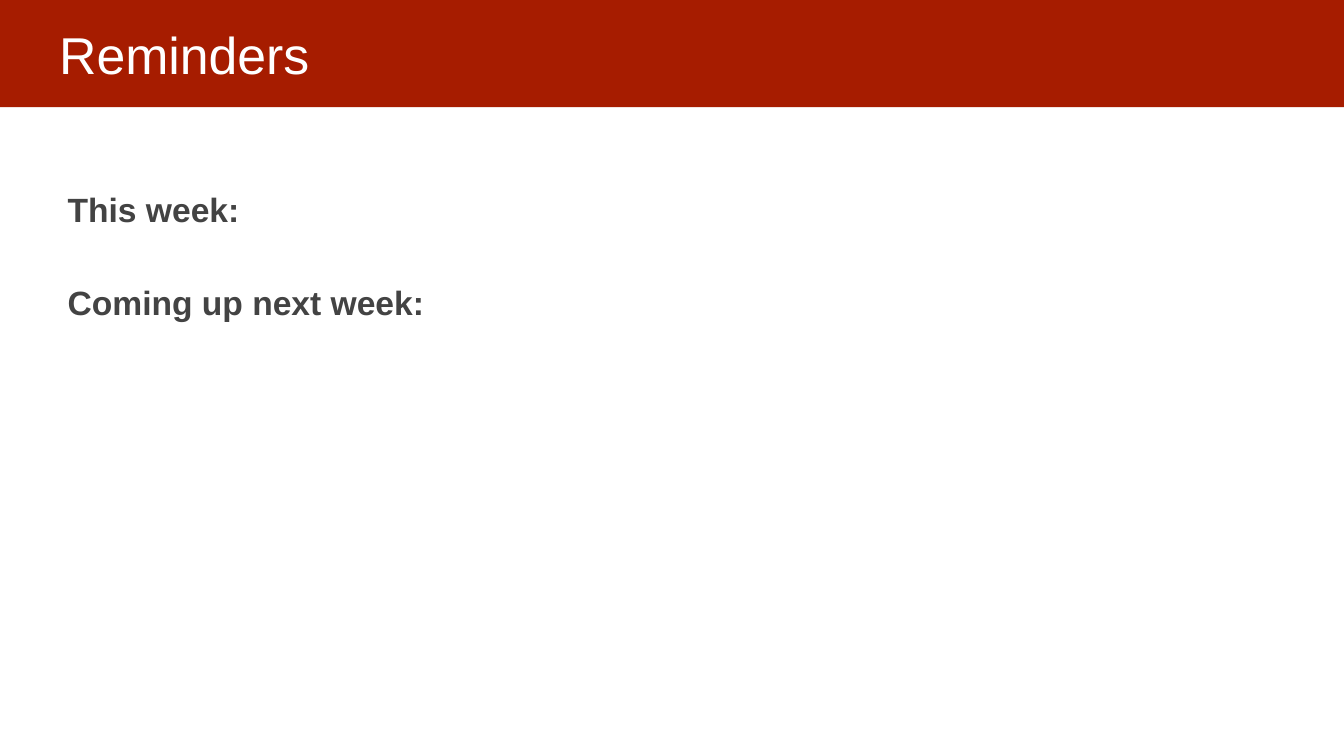
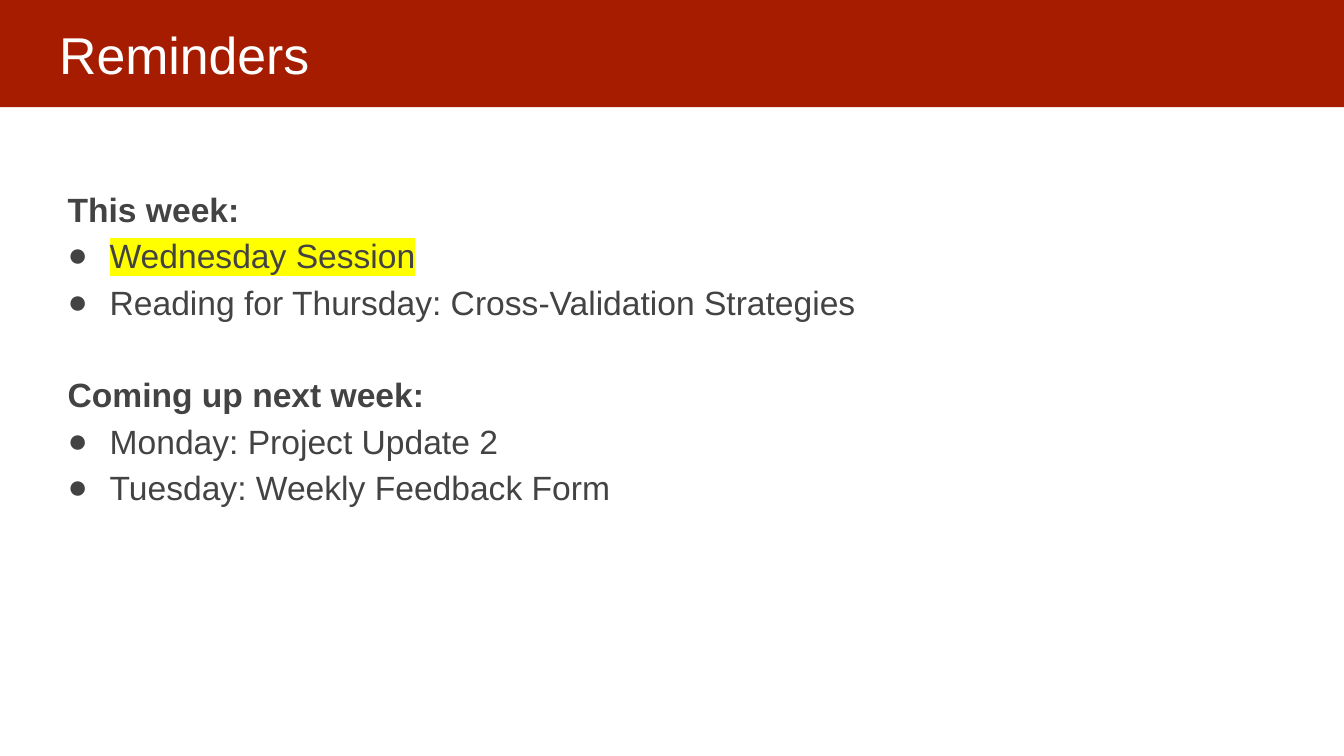
Before and after one commit to dssg/MLinPractice, a slide deck: slide 29 of Lectures/Lecture5-ModelSelection.pptx (slide 2 before the commit). Drawn at 1344x756 pixels with LibreOffice and Linux fonts; fonts in the diff are those of the drawing. Boxes give left, top, right and bottom in pixels: in the first picture for what was removed or moved away, otherwise in the second. Text is boxed around its words. In the diff, an @@ line names an element or a change of style, - is before the commit and + after.

```diff
--- a/Lectures/Lecture5-ModelSelection.pptx
+++ b/Lectures/Lecture5-ModelSelection.pptx
@@ text at [110,241,855,322]: paragraphs added @@
+● Wednesday Session
+● Reading for Thursday: Cross-Validation Strategies
@@ text at [110,429,610,507]: paragraphs added @@
+● Monday: Project Update 2
+● Tuesday: Weekly Feedback Form
```
Also in this commit, not shown: 2 other slides changed, 10 slides added, 11 slides removed, 3 other files.
